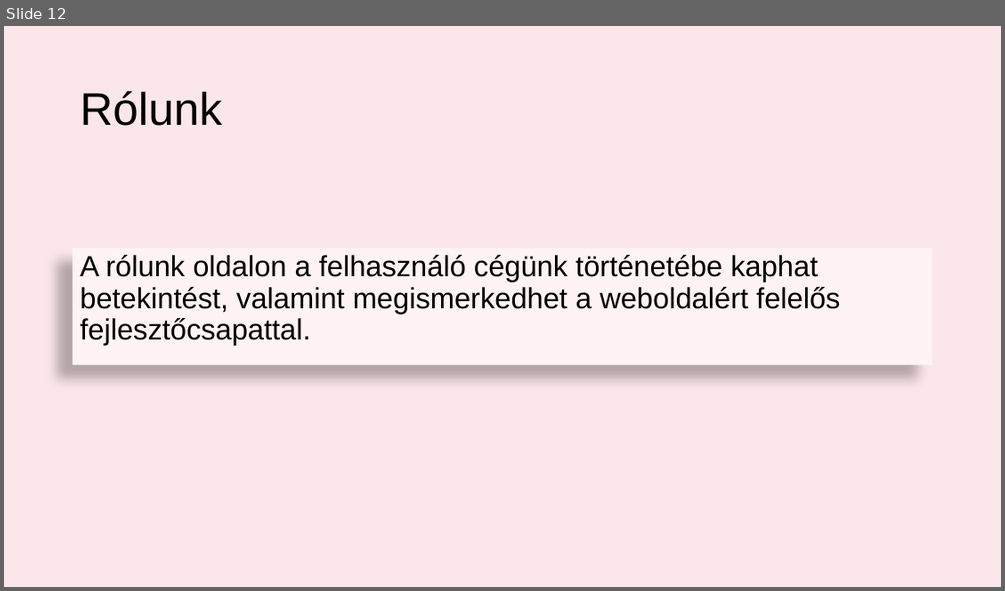
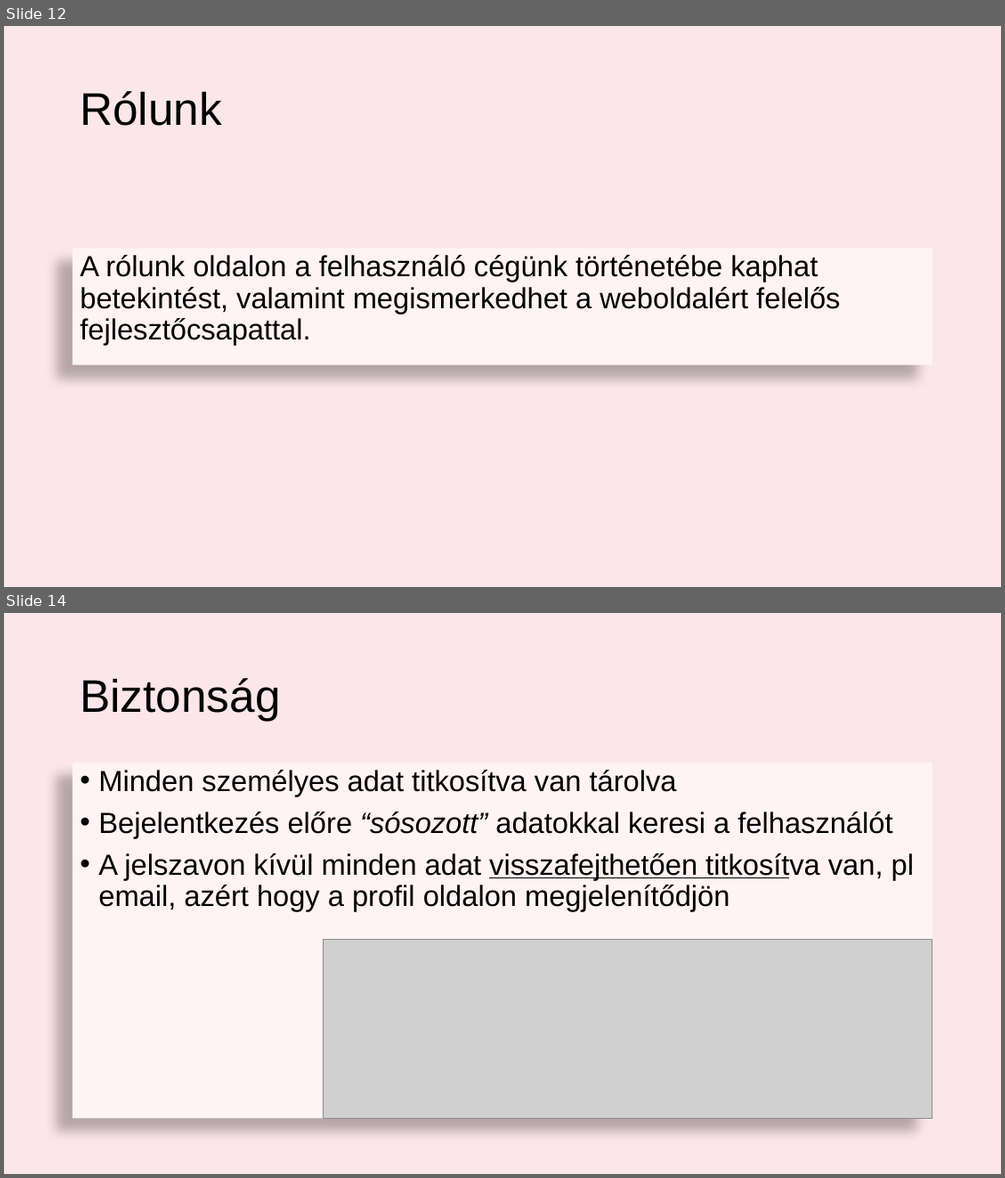
Before and after one commit to gerync/oakNglass, a slide deck: Oak&Glass.pptx. Shown one above the other, each under a label of ours: slide 12 before the commit, slides 12 and 14 after it; the slides between them are not shown. The pictures are 1005x591 and 1005x1178 pixels, drawn with LibreOffice and Linux fonts; fonts in the diff are those of the drawing; grey boxes stand for pictures. Boxes give left, top, right and bottom in pixels: in the first picture for what was removed or moved away, otherwise in the second. Text is boxed around its words. In the diff, an @@ line names an element or a change of style, - is before the commit and + after.

```diff
--- a/Oak&Glass.pptx
+++ b/Oak&Glass.pptx
@@ slide 14 added at [4,613,1001,1174], background #FBE6E9 @@
@@ title added at [80,678,280,721], 44 pt, text #000000 @@
+Biztonság
@@ text added at [73,763,933,1119], fill #FFF3F3, 28 pt, text #000000 @@
+• Minden személyes adat titkosítva van tárolva
+• Bejelentkezés előre “sósozott” adatokkal keresi a felhasználót
+• A jelszavon kívül minden adat visszafejthetően titkosítva van, pl email, azért hogy a profil oldalon megjelenítődjön
@@ picture added at [324,939,933,1119] @@
```
Also in this commit, not shown: 1 slide changed, 5 other slides added.
